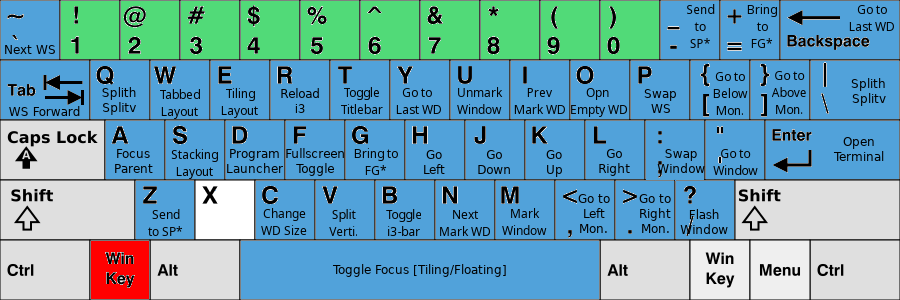
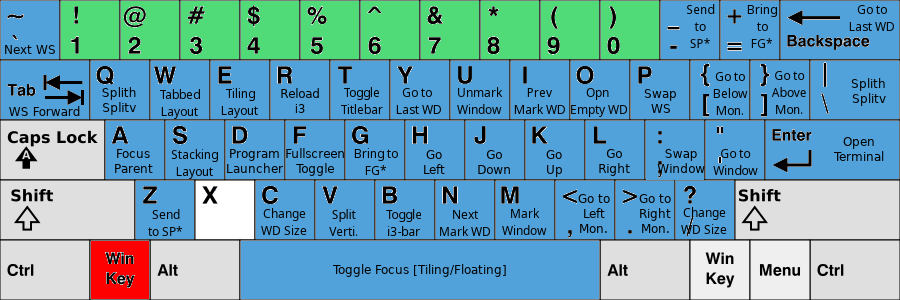
Revision of a layered w=900, h=300 image; what changed, layer by layer:
renamed "Flash ..." to "Change ...", painted on it over (x1=680, y1=207, x2=728, y2=234)
